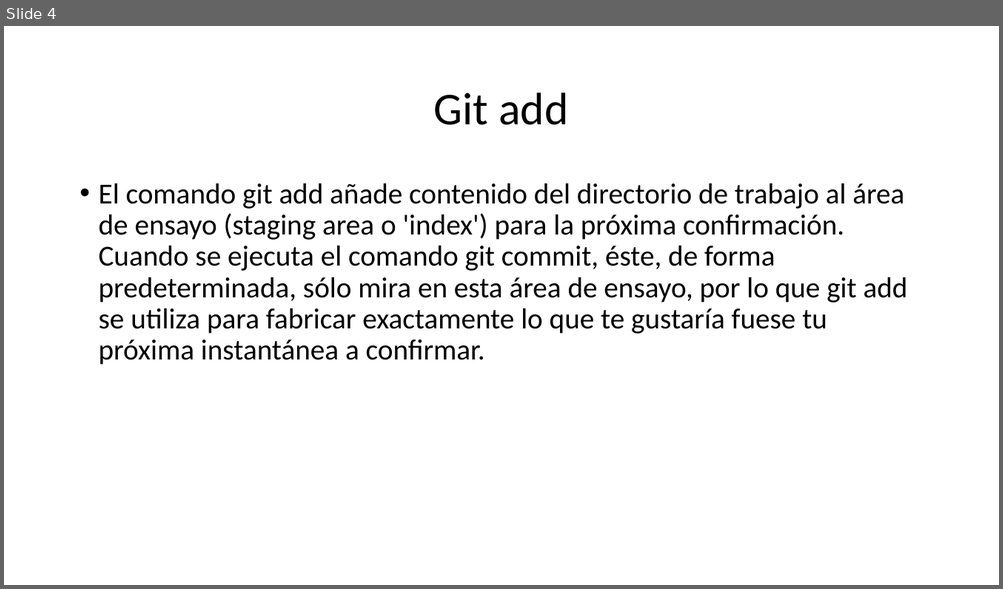
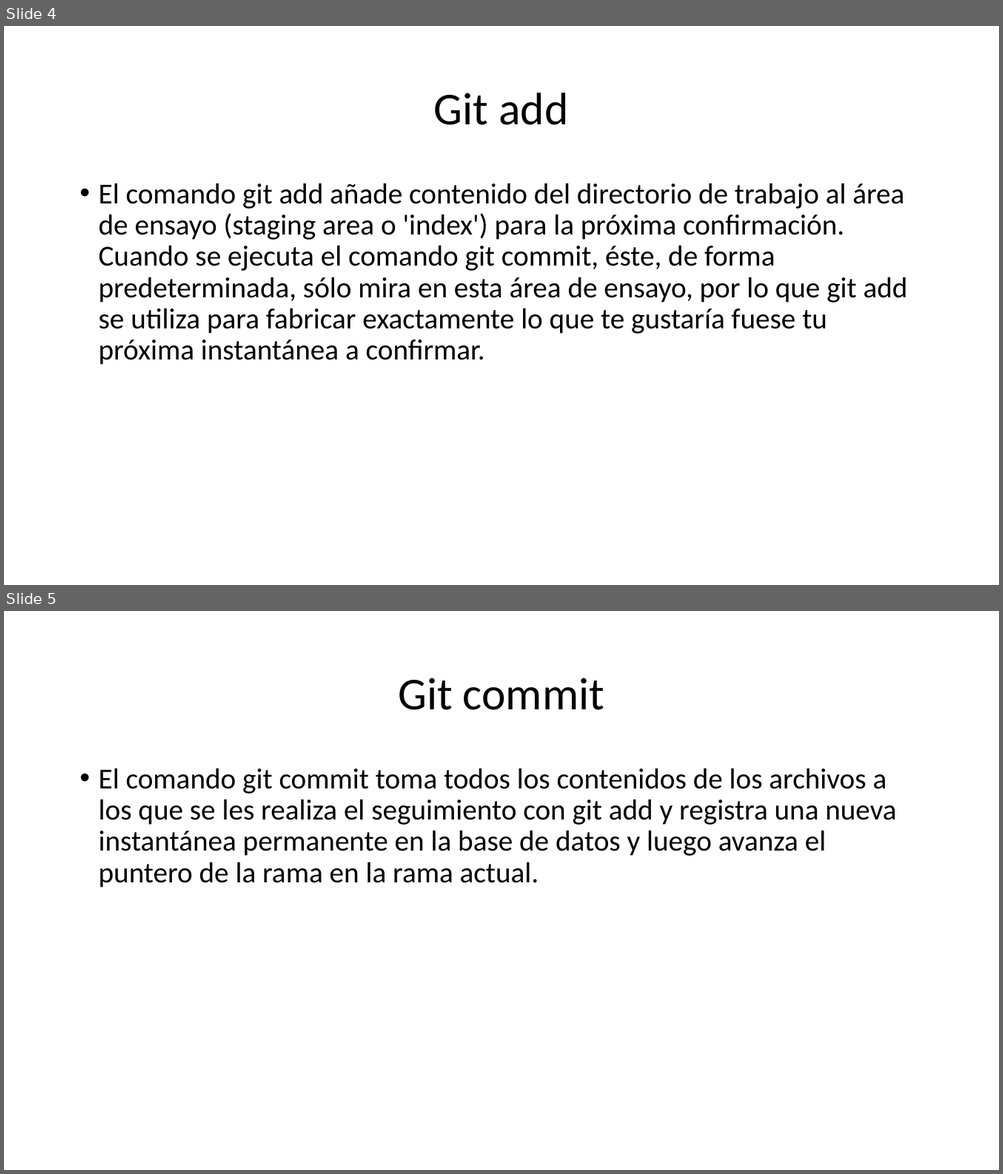
Before and after one commit to chepe11295/tareaSabado, a slide deck: joseMarroquin.pptx. Shown one above the other, each under a label of ours: slide 4 before the commit, slides 4 and 5 after it. The pictures are 1003x589 and 1003x1174 pixels, drawn with LibreOffice and Linux fonts; fonts in the diff are those of the drawing. Boxes give left, top, right and bottom in pixels: in the first picture for what was removed or moved away, otherwise in the second. Text is boxed around its words. In the diff, an @@ line names an element or a change of style, - is before the commit and + after.

Commit message:
sentencia 4 git commit y creacion de rama 4

```diff
--- a/joseMarroquin.pptx
+++ b/joseMarroquin.pptx
@@ slide 5 added at (4, 611, 999, 1170), background #FFFFFF @@
@@ title added at (398, 678, 604, 710), 44 pt, text #000000 @@
+Git commit
@@ text added at (99, 768, 896, 888), 28 pt, text #000000 @@
+• El comando git commit toma todos los contenidos de los archivos a los que se les realiza el seguimiento con git add y registra una nueva instantánea permanente en la base de datos y luego avanza el puntero de la rama en la rama actual.
```
